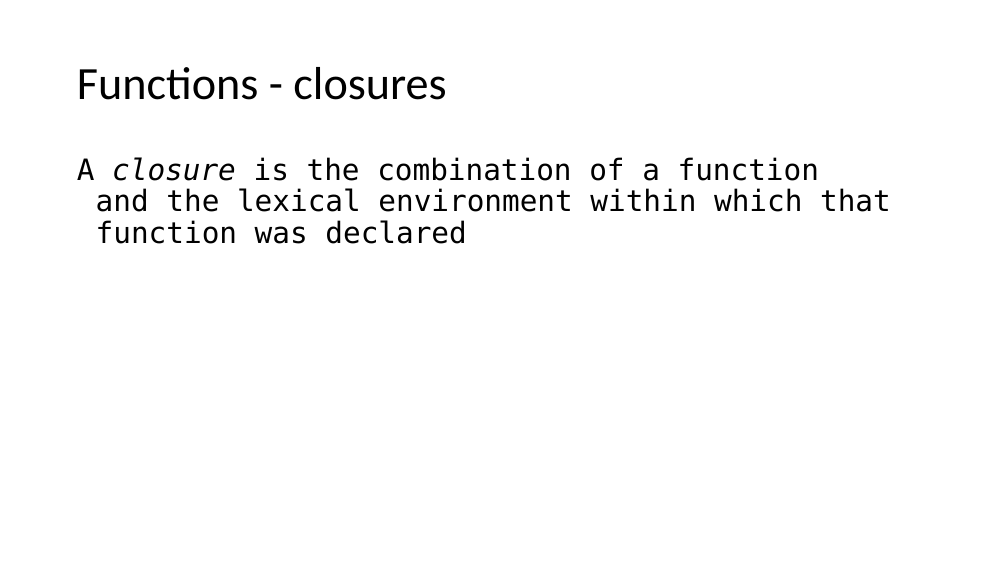
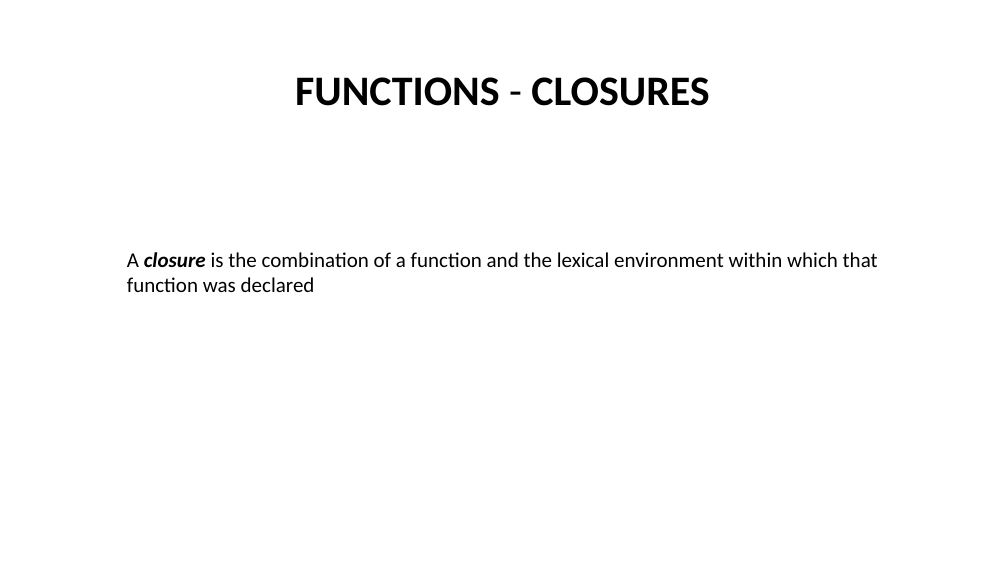
Before and after one commit to NickNaso/nodejs-tsw-2017, a slide deck: slide 28 of slides/nodejs-from-zero-to-hero.pptx (slide 29 before the commit). Drawn at 1008x567 pixels with LibreOffice and Linux fonts; fonts in the diff are those of the drawing. Boxes give left, top, right and bottom in pixels: in the first picture for what was removed or moved away, otherwise in the second. Text is boxed around its words. In the diff, an @@ line names an element or a change of style, - is before the commit and + after.

```diff
--- a/slides/nodejs-from-zero-to-hero.pptx
+++ b/slides/nodejs-from-zero-to-hero.pptx
@@ text "FUNCTIONS - CLOSURES" at box(295, 77, 709, 106): vertical alignment middle to top @@
@@ text at box(295, 77, 709, 106): text changed; size 44 to 40 pt; bold on @@
-Functions - closures
+FUNCTIONS - CLOSURES
@@ text "A closure is the combination ...": place and size @@
-text "A closure is the combination ..." at box(77, 157, 891, 244)
+text "A closure is the combination ..." at box(127, 252, 878, 292)
@@ text "A closure is the combination ..." at box(127, 252, 878, 292): size 28 to 20 pt, font DejaVu Sans Mono to Calibri; bold on in "closure"; indent changed; line spacing 0.9 to 1; less space between paragraphs @@
```
Also in this commit, not shown: 11 other slides changed, 7 slides added, 8 slides removed, 1 other file.
